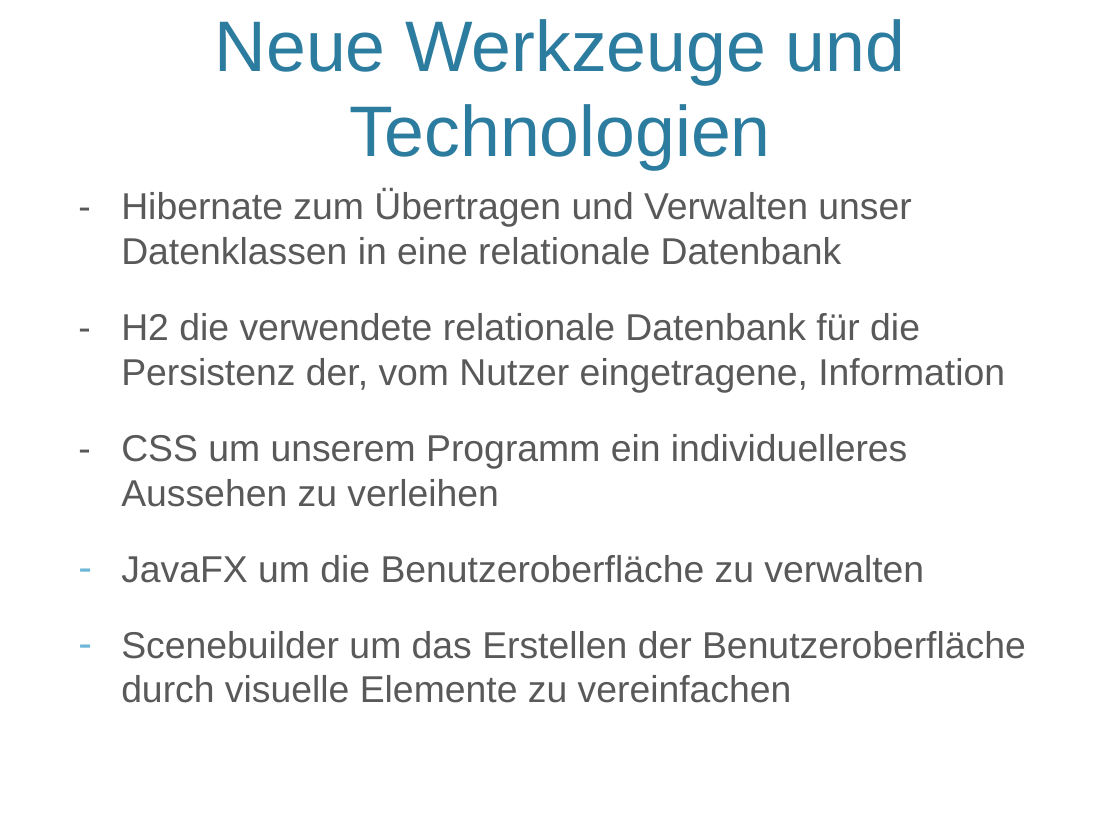
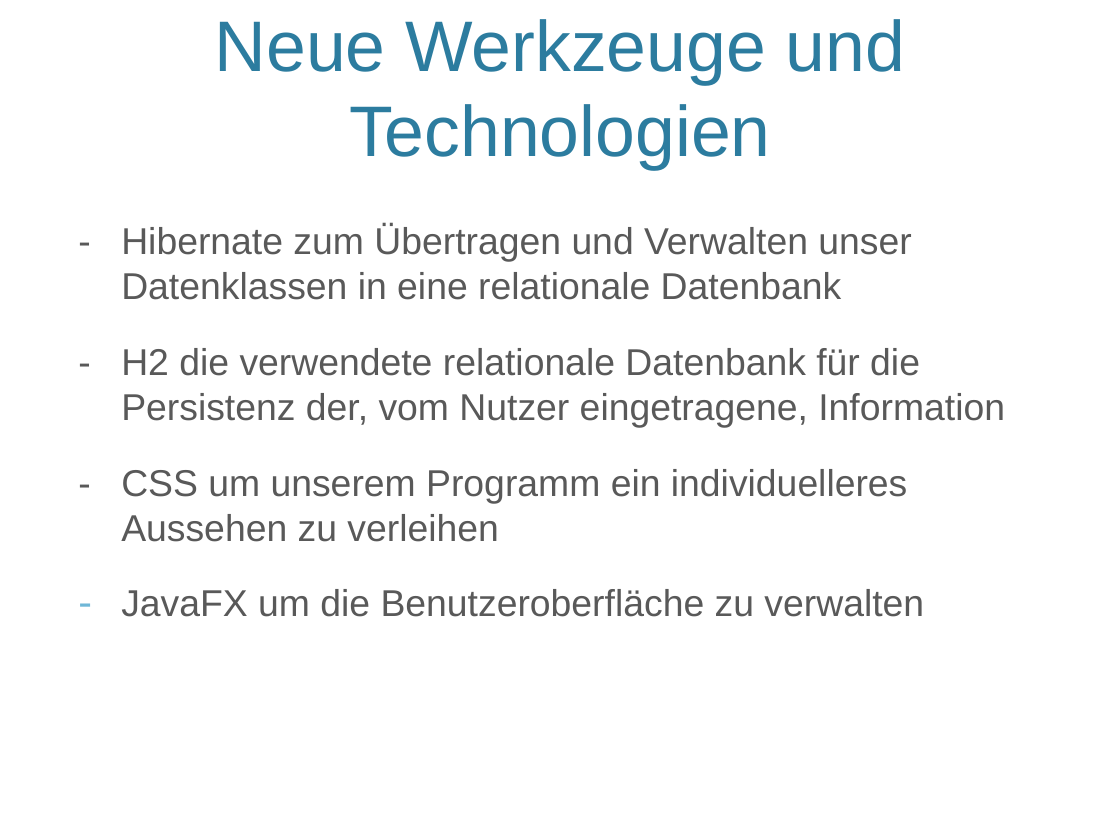
Before and after one commit to SWT-Projektgruppe-2015/Rollenspielmanager, a slide deck: slide 6 of Dokumente/SWT-Vortrag/SWTStudentenVortrag.pptx (slide 3 before the commit). Drawn at 1120x840 pixels with LibreOffice and Linux fonts; fonts in the diff are those of the drawing; background and template pictures are left out. Boxes give left, top, right and bottom in pixels: in the first picture for what was removed or moved away, otherwise in the second. Text is boxed around its words. In the diff, an @@ line names an element or a change of style, - is before the commit and + after.

```diff
--- a/Dokumente/SWT-Vortrag/SWTStudentenVortrag.pptx
+++ b/Dokumente/SWT-Vortrag/SWTStudentenVortrag.pptx
@@ text "- Hibernate zum Übertragen und ...": place and size @@
-text "- Hibernate zum Übertragen und ..." at (121,190,1026,703)
+text "- Hibernate zum Übertragen und ..." at (121,225,1005,617)
@@ text at (121,631,1026,703): paragraph removed @@
-– Scenebuilder um das Erstellen der Benutzeroberfläche durch visuelle Elemente zu vereinfachen
```
Also in this commit, not shown: 2 other slides changed, 3 slides added.
